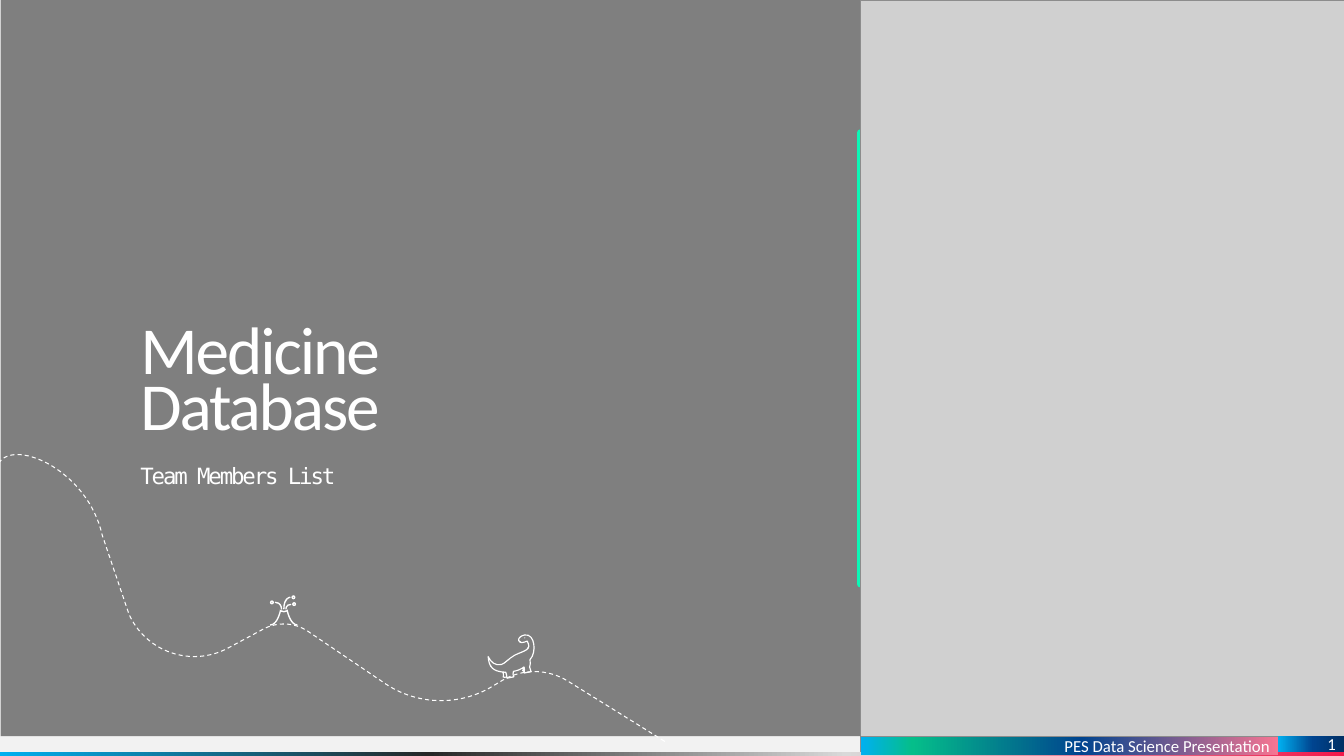
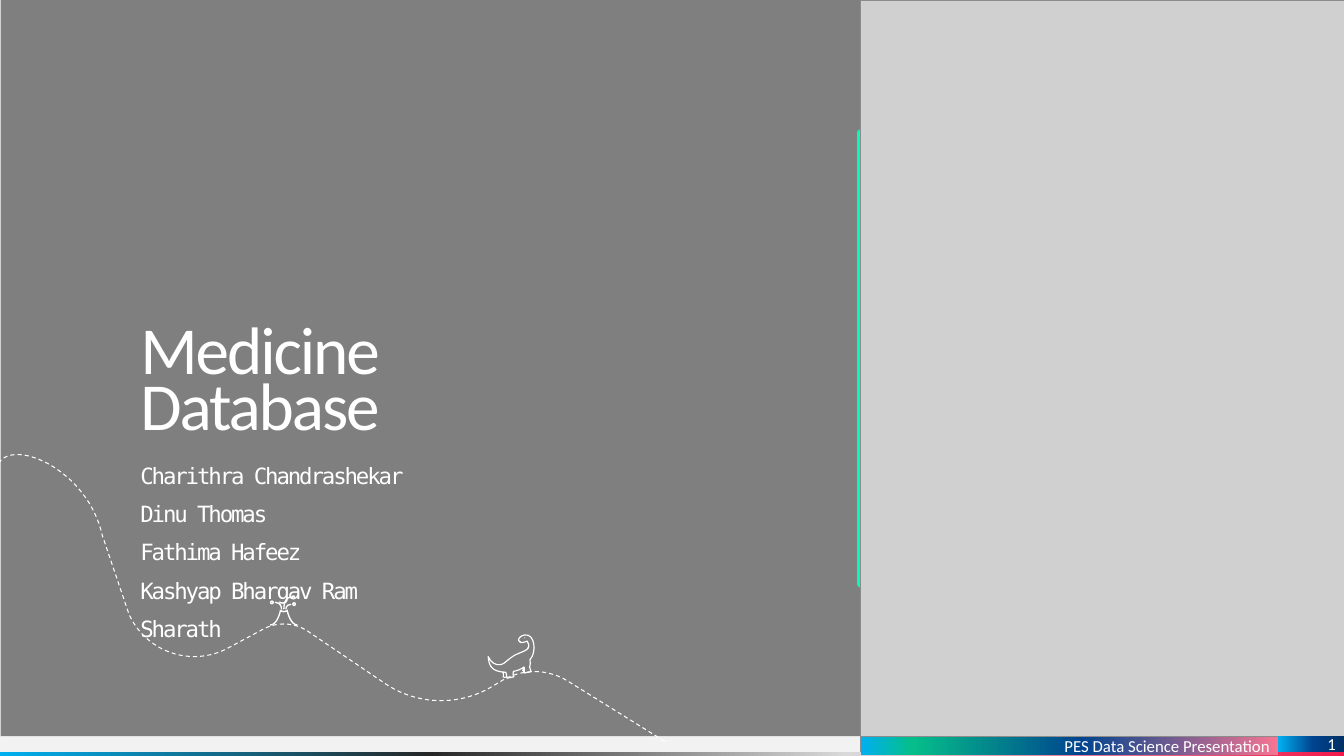
Before and after one commit to dinuthomas/pesmtech, a slide deck: slide 1 of presentation/medicine.pptx. Drawn at 1344x756 pixels with LibreOffice and Linux fonts; fonts in the diff are those of the drawing; grey boxes stand for pictures; background and template pictures are left out. Boxes give left, top, right and bottom in pixels: in the first picture for what was removed or moved away, otherwise in the second. Text is boxed around its words. In the diff, an @@ line names an element or a change of style, - is before the commit and + after.

Commit message:
Added the final ppt:wq 	modified:   presentation/medicine.pptx

```diff
--- a/presentation/medicine.pptx
+++ b/presentation/medicine.pptx
@@ subtitle at bbox=[140, 467, 404, 642]: text changed @@
-Team Members List
+Charithra Chandrashekar
+Dinu Thomas
+Fathima Hafeez
+Kashyap Bhargav Ram
+Sharath
```
